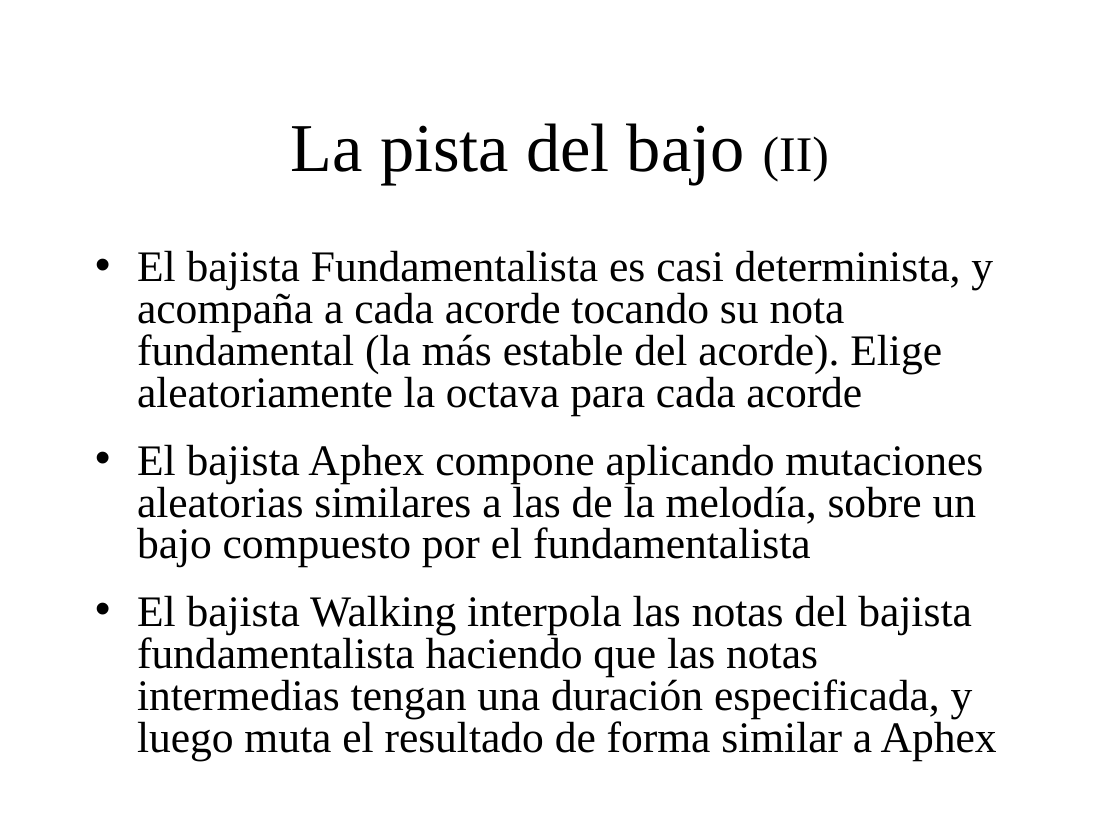
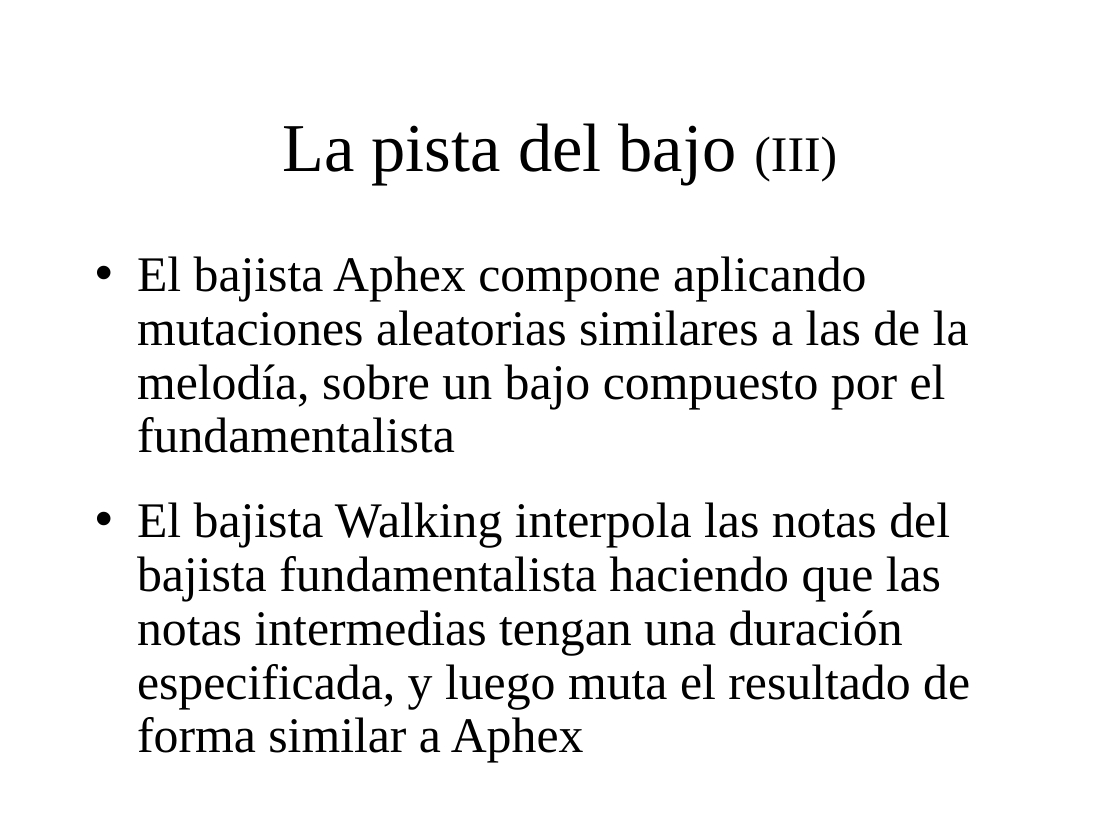
Before and after one commit to BackupTheBerlios/genaro, a slide deck: slide 35 of Documentos/MemoriaSSII/presentacion_proyecto.ppt (slide 34 before the commit). Drawn at 1120x840 pixels with LibreOffice and Linux fonts; fonts in the diff are those of the drawing; background and template pictures are left out. Boxes give left, top, right and bottom in pixels: in the first picture for what was removed or moved away, otherwise in the second. Text is boxed around its words. In the diff, an @@ line names an element or a change of style, - is before the commit and + after.

```diff
--- a/Documentos/MemoriaSSII/presentacion_proyecto.ppt
+++ b/Documentos/MemoriaSSII/presentacion_proyecto.ppt
@@ title at (283, 123, 837, 185): text changed @@
-La pista del bajo (II)
+La pista del bajo (III)
@@ text "El bajista Aphex compone aplicando ..." at (137, 256, 970, 762): size 28 to 32 pt; line spacing 0.8 to 0.9; more space between paragraphs @@
@@ text at (137, 250, 993, 416): paragraph removed @@
-• El bajista Fundamentalista es casi determinista, y acompaña a cada acorde tocando su nota fundamental (la más estable del acorde). Elige aleatoriamente la octava para cada acorde
```
Also in this commit, not shown: 1 other slide changed, 1 slide added.
